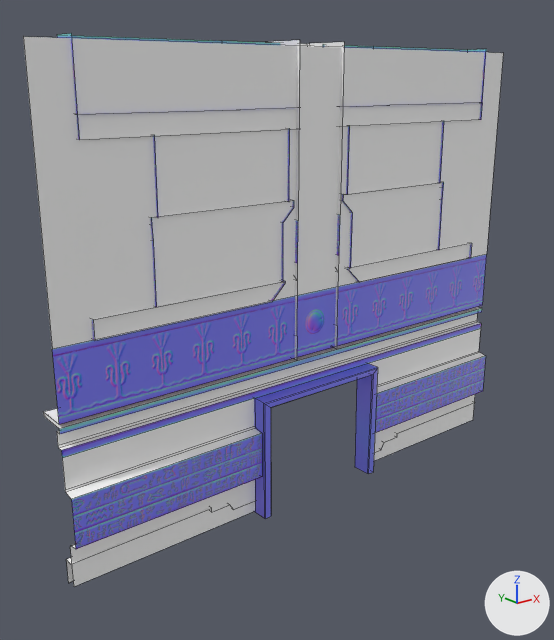
The FBX model Assets/Environment/Models/ModularBossroom/SquareDoor.fbx as it was, and as the next commit left it.
Camera for both pictures: a 50 mm camera at (-12.73, -26.09, 11.11) aimed at (-0.74, -11.1, 5.11). Every picture has the same lights, and +X, +Y and +Z are marked at lower right. Mesh edges are drawn as thin lines. Where no turn or scale is listed for an object, it has been applied to the vertices.

The first picture shows 'Square_Door'.
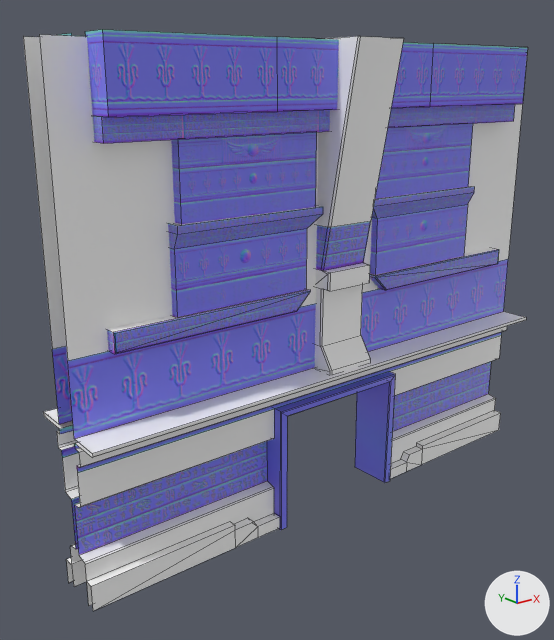
Where the newer file only moved an object's origin or applied its transform, the numbers keep the older frame.

What changed in the scene script:
```text
Change me_mesh:
    remove me_mesh.from_pydata(...)  # 288 vertices, 182 faces; spans x -7.38..7.38, y -0.86..0.86, z -0.15..12.02
    add me_mesh.from_pydata(...)  # 544 vertices, 340 faces; spans x -7.38..7.38, y -2.54..0.86, z -0.15..12.02
    me_mesh part 1: the loose piece of 64 vertices spanning x -7.34..7.38, y -0.72..0.43, z -0.11..11.88 is copied, and the copy is turned -180 degrees about the z axis through its middle, then moved by (-0.04, -1.4, 0.0); it spans x -7.38..7.34, y -2.12..-0.97, z -0.11..11.88
    me_mesh part 2: the loose piece of 48 vertices spanning x -0.71..0.74, y -0.51..0.86, z 3.97..12.02 is copied, and the copy is turned -180 degrees about the z axis through its middle, then moved by (-0.04, -2.03, 0.0); it spans x -0.74..0.71, y -2.54..-1.18, z 3.97..12.02
    me_mesh part 3: the loose piece of 16 vertices spanning x -7.38..-2.04, y -0.44..-0.2, z -0.12..0.53 is copied, and the copy is mirrored in y about its middle, then moved by (0.0, -1.04, 0.0); it spans x -7.38..-2.04, y -1.48..-1.24, z -0.12..0.53
    me_mesh part 4: the loose piece of 16 vertices spanning x -4.86..-0.81, y -0.48..-0.04, z 6.2..8.24 is copied, and the copy is mirrored in y about its middle, then moved by (-0.06, -1.16, 0.0); it spans x -4.92..-0.88, y -1.64..-1.21, z 6.2..8.24
    me_mesh part 5: the loose piece of 8 vertices spanning x -4.7..-0.97, y -0.48..-0.14, z 8.22..9.99 is copied, and the copy is mirrored in y about its middle, then moved by (-0.06, -1.06, 0.0); it spans x -4.76..-1.04, y -1.55..-1.21, z 8.22..9.99
    me_mesh part 6: the loose piece of 7 vertices spanning x -6.41..-0.61, y -0.48..-0.03, z 9.98..10.46 is copied, and the copy is mirrored in y about its middle, then moved by (-0.06, -1.18, 0.0); it spans x -6.47..-0.68, y -1.66..-1.21, z 9.98..10.46
    me_mesh part 7: the loose piece of 10 vertices spanning x -6.41..-0.61, y -0.47..0.22, z 10.46..11.97 is copied, and the copy is mirrored in y about its middle, then moved by (-0.06, -1.44, 0.0); it spans x -6.47..-0.68, y -1.91..-1.21, z 10.46..11.97
    me_mesh part 8: the loose piece of 15 vertices spanning x -6.41..-1.09, y -0.48..-0.14, z 5.74..6.21 is copied, and the copy is mirrored in y about its middle, then moved by (-0.06, -1.07, 0.0); it spans x -6.47..-1.15, y -1.55..-1.21, z 5.74..6.21
    me_mesh part 9: the loose piece of 16 vertices spanning x 2.04..7.38, y -0.44..-0.2, z -0.12..0.53 is copied, and the copy is mirrored in y about its middle, then moved by (0.0, -1.04, 0.0); it spans x 2.04..7.38, y -1.48..-1.24, z -0.12..0.53
    me_mesh part 10: the loose piece of 16 vertices spanning x 0.88..4.92, y -0.48..-0.04, z 6.2..8.24 is copied, and the copy is mirrored in y about its middle, then moved by (-0.06, -1.16, 0.0); it spans x 0.81..4.86, y -1.64..-1.21, z 6.2..8.24
    me_mesh part 11: the loose piece of 8 vertices spanning x 1.04..4.76, y -0.48..-0.14, z 8.22..9.99 is copied, and the copy is mirrored in y about its middle, then moved by (-0.06, -1.06, 0.0); it spans x 0.97..4.7, y -1.55..-1.21, z 8.22..9.99
    me_mesh part 12: the loose piece of 7 vertices spanning x 0.68..6.47, y -0.48..-0.03, z 9.98..10.46 is copied, and the copy is mirrored in y about its middle, then moved by (-0.06, -1.18, 0.0); it spans x 0.61..6.41, y -1.66..-1.21, z 9.98..10.46
    me_mesh part 13: the loose piece of 10 vertices spanning x 0.68..6.47, y -0.47..0.22, z 10.46..11.97 is copied, and the copy is mirrored in y about its middle, then moved by (-0.06, -1.44, 0.0); it spans x 0.61..6.41, y -1.91..-1.21, z 10.46..11.97
    me_mesh part 14: the loose piece of 15 vertices spanning x 1.15..6.47, y -0.48..-0.14, z 5.74..6.21 is copied, and the copy is mirrored in y about its middle, then moved by (-0.06, -1.07, 0.0); it spans x 1.09..6.41, y -1.55..-1.21, z 5.74..6.21
    me_mesh part 15: 16 vertices moved from x -2.07..2.07, y -0.86..-0.79, z -0.15..3.21 to x -2.07..2.07, y -1.54..-1.47, z -0.15..3.21
```

Pixel boxes (x1, y1, x2, y2) of what changed, in the pictures (554 x 640 px; the box of a moved part takes in the faces that stretch with it):
'Square_Door', reshaped
    before: (23, 33, 503, 587)
    after: (23, 30, 527, 611)
part 1 of me_mesh, added
    after: (39, 35, 527, 606)
part 2 of me_mesh, added
    after: (315, 36, 404, 374)
part 3 of me_mesh, added
    after: (87, 514, 280, 611)
part 4 of me_mesh, added (blue)
    after: (168, 205, 323, 317)
part 5 of me_mesh, added (blue)
    after: (171, 132, 317, 224)
part 6 of me_mesh, added (blue)
    after: (93, 110, 330, 143)
part 7 of me_mesh, added (blue)
    after: (85, 30, 339, 117)
part 8 of me_mesh, added (blue)
    after: (107, 289, 310, 354)
part 9 of me_mesh, added
    after: (390, 411, 500, 479)
part 10 of me_mesh, added (blue)
    after: (370, 186, 475, 275)
part 11 of me_mesh, added (blue)
    after: (375, 124, 473, 199)
part 12 of me_mesh, added (blue)
    after: (388, 104, 515, 128)
part 13 of me_mesh, added (blue)
    after: (391, 42, 527, 108)
part 14 of me_mesh, added (blue)
    after: (369, 248, 499, 290)
part 15 of me_mesh, moved or reshaped
    before: (254, 363, 378, 519)
    after: (267, 372, 395, 530)
